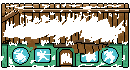
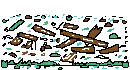
Layers edited between the first and the second 130x70 image:
painted on "Paint Layer 1" over <box>1,3,130,70</box>
